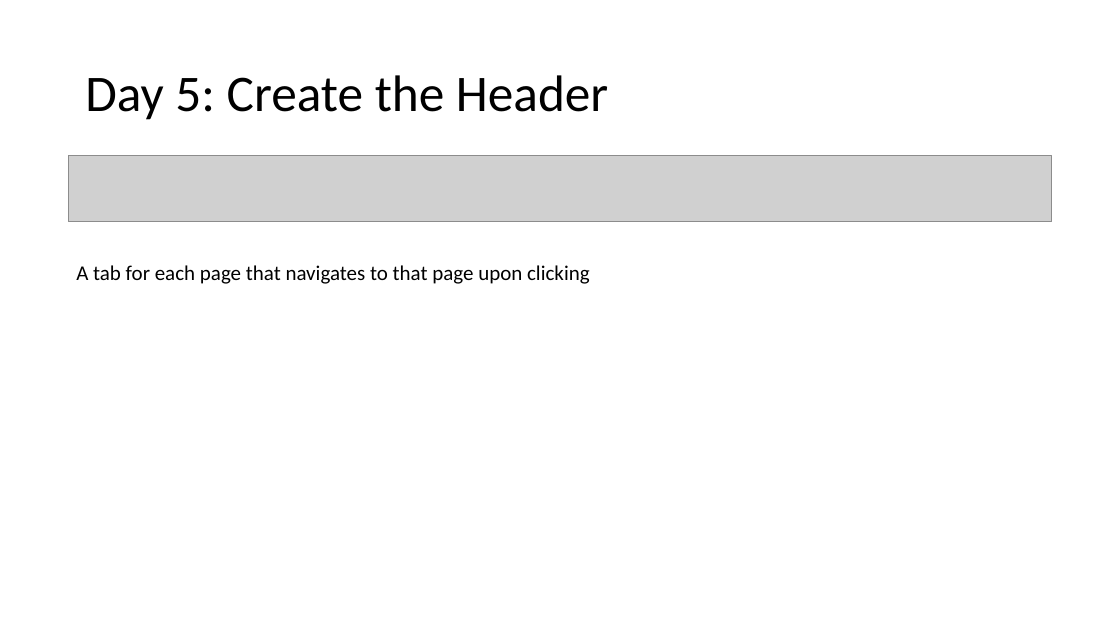
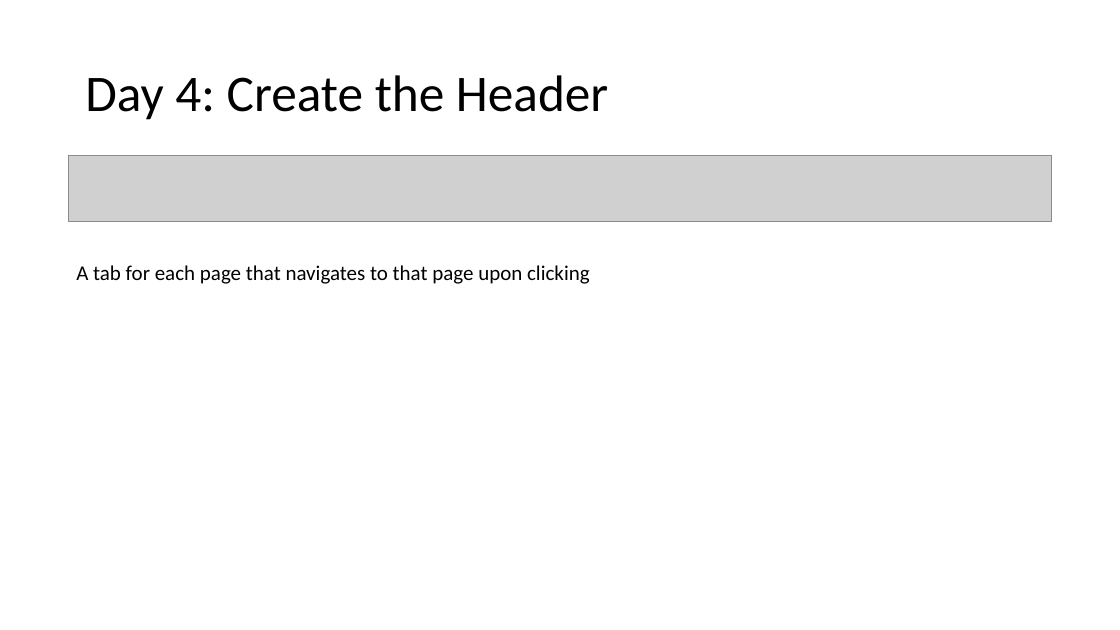
Before and after one commit to MrJoshGross/Course-Curricular-Material, a slide deck: slide 12 of Computer Science Principles/Projects/Project 3/Project 3 Checklist.pptx. Drawn at 1120x630 pixels with LibreOffice and Linux fonts; fonts in the diff are those of the drawing; grey boxes stand for pictures. Boxes give left, top, right and bottom in pixels: in the first picture for what was removed or moved away, otherwise in the second. Text is boxed around its words. In the diff, an @@ line names an element or a change of style, - is before the commit and + after.

```diff
--- a/Computer Science Principles/Projects/Project 3/Project 3 Checklist.pptx
+++ b/Computer Science Principles/Projects/Project 3/Project 3 Checklist.pptx
@@ title at (85,75,608,120): text changed @@
-Day 5: Create the Header
+Day 4: Create the Header
```
Also in this commit, not shown: 4 other slides changed.
